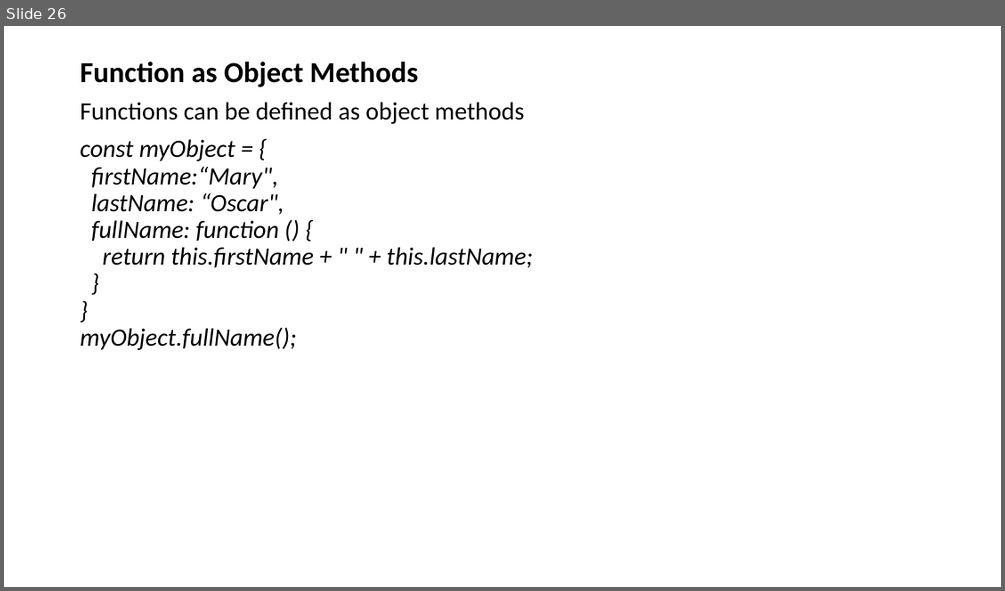
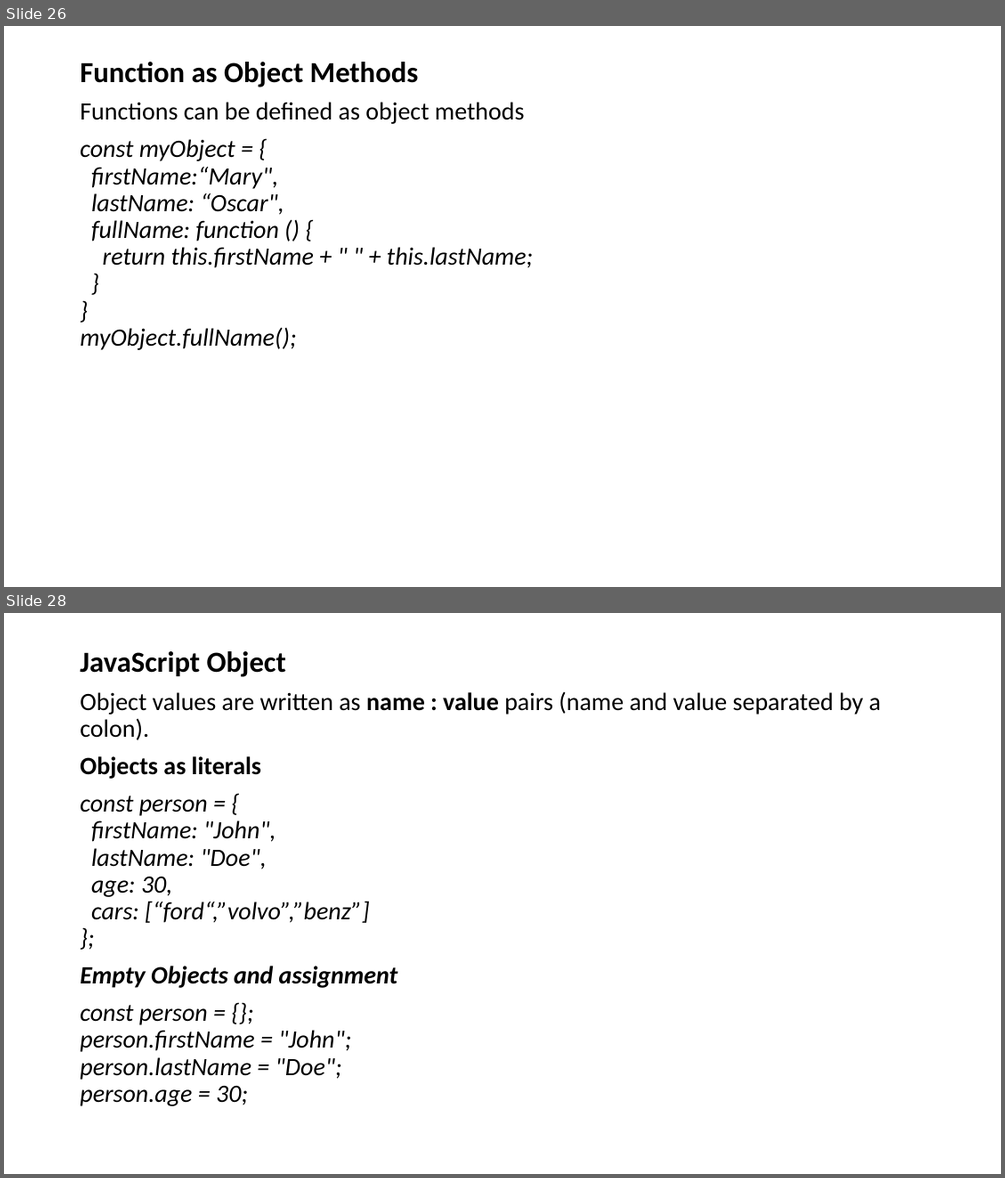
Before and after one commit to adeakinwe/AcademyFourPointZero, a slide deck: xx/lecture2/javascript/javascript.pptx. Shown one above the other, each under a label of ours: slide 26 before the commit, slides 26 and 28 after it; the slides between them are not shown. The pictures are 1005x591 and 1005x1178 pixels, drawn with LibreOffice and Linux fonts; fonts in the diff are those of the drawing. Boxes give left, top, right and bottom in pixels: in the first picture for what was removed or moved away, otherwise in the second. Text is boxed around its words. In the diff, an @@ line names an element or a change of style, - is before the commit and + after.

```diff
--- a/xx/lecture2/javascript/javascript.pptx
+++ b/xx/lecture2/javascript/javascript.pptx
@@ slide 28 added at (4, 613, 1001, 1174), background #FFFFFF @@
@@ text added at (80, 651, 881, 1106), 24 pt, text #000000, italic @@
+JavaScript Object
+Object values are written as name : value pairs (name and value separated by a colon).
+Objects as literals
+const person = {
+firstName: "John",
+lastName: "Doe",
+age: 30,
+cars: [“ford“,”volvo”,”benz”]
+};
+Empty Objects and assignment
+const person = {};
+person.firstName = "John";
+person.lastName = "Doe";
+person.age = 30;
```
Also in this commit, not shown: 4 other slides added, 1 other file.
